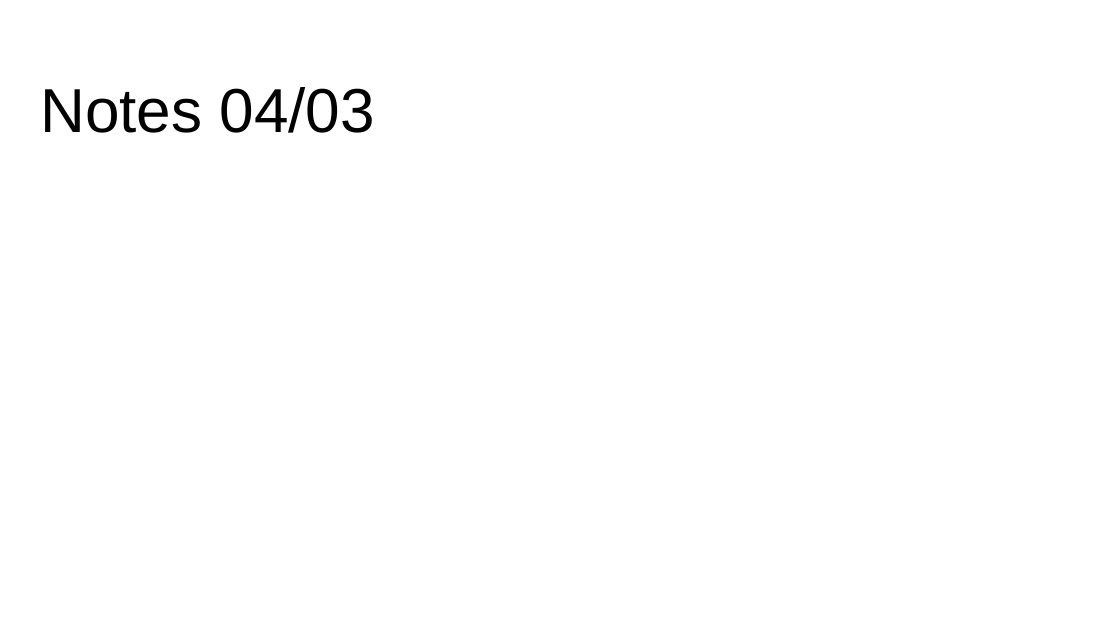
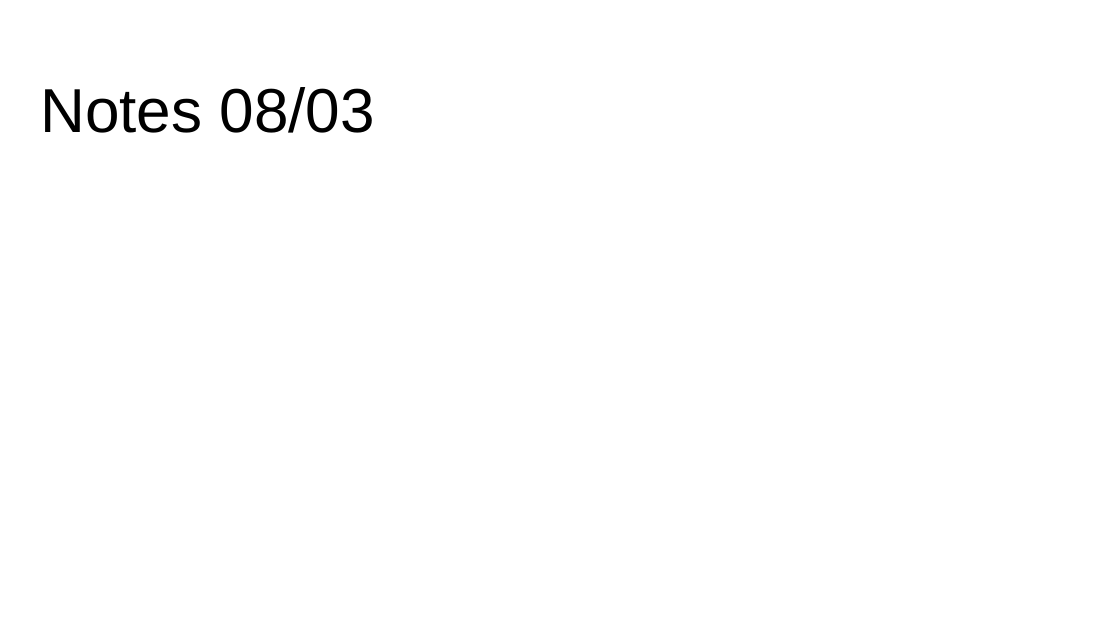
Before and after one commit to LonaCoding/SRP, a slide deck: slide 1 of Pipeline1/Lab_book.odp. Drawn at 1120x630 pixels with LibreOffice and Linux fonts; fonts in the diff are those of the drawing. Boxes give left, top, right and bottom in pixels: in the first picture for what was removed or moved away, otherwise in the second. Text is boxed around its words. In the diff, an @@ line names an element or a change of style, - is before the commit and + after.

```diff
--- a/Pipeline1/Lab_book.odp
+++ b/Pipeline1/Lab_book.odp
@@ title at (x1=40, y1=87, x2=375, y2=133): text changed @@
-Notes 04/03
+Notes 08/03
```
Also in this commit, not shown: 2 slides added.
